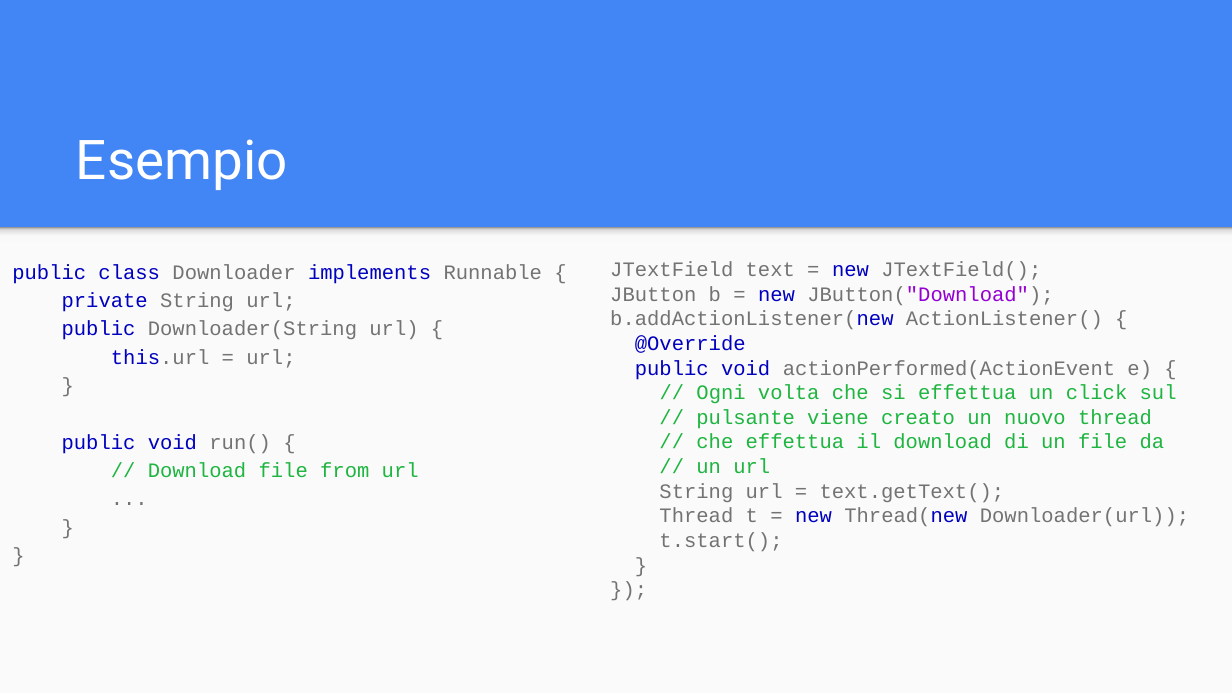
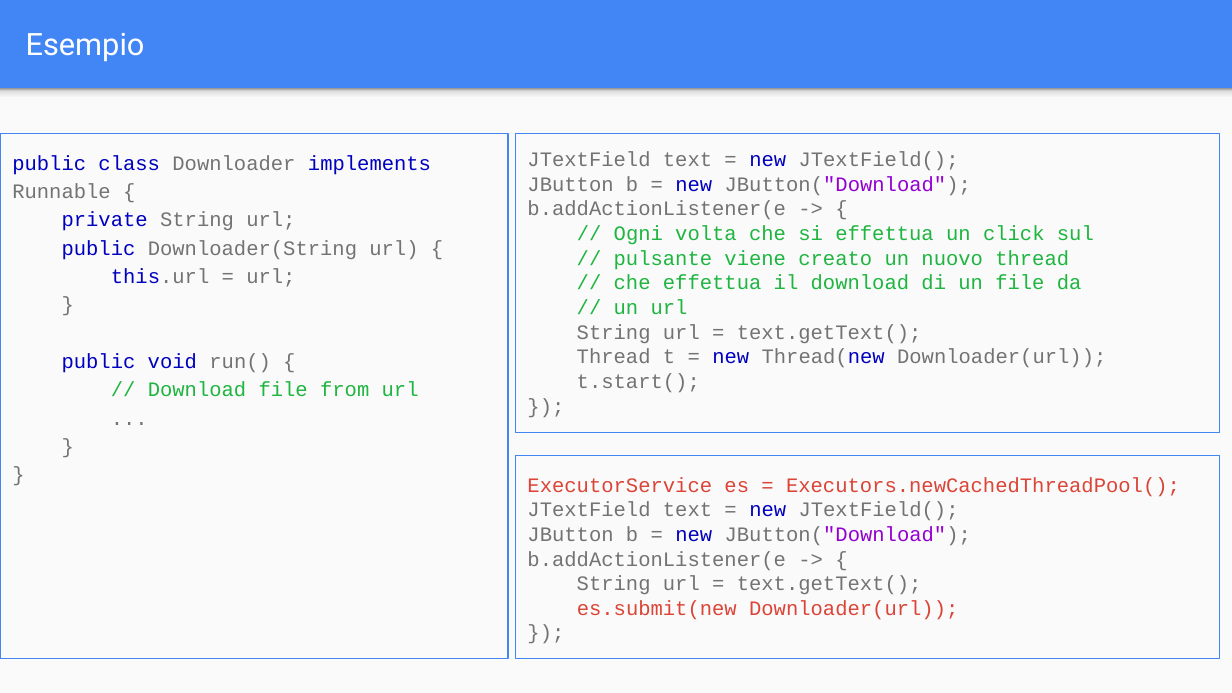
Before and after one commit to Rhaegal222/User-Interface-Design, a slide deck: slide 15 of Slides/3 - Thread e Database/01 - Thread e Database - Thread.pptx. Drawn at 1232x693 pixels with LibreOffice and Linux fonts; fonts in the diff are those of the drawing. Boxes give left, top, right and bottom in pixels: in the first picture for what was removed or moved away, otherwise in the second. Text is boxed around its words. In the diff, an @@ line names an element or a change of style, - is before the commit and + after.

```diff
--- a/Slides/3 - Thread e Database/01 - Thread e Database - Thread.pptx
+++ b/Slides/3 - Thread e Database/01 - Thread e Database - Thread.pptx
@@ title "Esempio" moved from (x1=76, y1=139, x2=288, y2=190) to (x1=26, y1=33, x2=145, y2=62) @@
@@ title "Esempio" at (x1=26, y1=33, x2=145, y2=62): size 32 to 18 pt; vertical alignment bottom to middle @@
@@ rectangle resized from (x1=0, y1=227, x2=1232, y2=692) to (x1=0, y1=89, x2=1232, y2=693) @@
@@ rectangle moved from (x1=0, y1=227, x2=1232, y2=241) to (x1=0, y1=89, x2=1232, y2=103) @@
@@ rectangle "public class Downloader implements Runnable ..." resized from (x1=12, y1=264, x2=542, y2=478) to (x1=0, y1=134, x2=508, y2=659) @@
@@ rectangle "public class Downloader implements Runnable ..." at (x1=0, y1=134, x2=508, y2=659): outline none to #4285F4 0.75 pt @@
@@ rectangle added at (x1=515, y1=134, x2=1220, y2=432), outline #4285F4 0.75 pt, 12 pt, text #737373 @@
+JTextField text = new JTextField();
+JButton b = new JButton("Download");
+b.addActionListener(e -> {
+// Ogni volta che si effettua un click sul
+// pulsante viene creato un nuovo thread
+// che effettua il download di un file da
+// un url
+String url = text.getText();
+Thread t = new Thread(new Downloader(url));
+t.start();
+});
@@ rectangle "ExecutorService es = Executors.newCachedThreadPool();" at (x1=515, y1=456, x2=1220, y2=659): outline none to #4285F4 0.75 pt @@
@@ rectangle "ExecutorService es = Executors.newCachedThreadPool();" resized from (x1=610, y1=261, x2=1189, y2=551) to (x1=515, y1=456, x2=1220, y2=659) @@
@@ text in rectangle at (x1=527, y1=477, x2=1180, y2=497): paragraph added @@
+ExecutorService es = Executors.newCachedThreadPool();
@@ text in rectangle at (x1=527, y1=551, x2=786, y2=570): text changed; text colour #1EB540 to #737373 @@
-b.addActionListener(new ActionListener() {
-@Override
-public void actionPerformed(ActionEvent e) {
-// Ogni volta che si effettua un click sul
-// pulsante viene creato un nuovo thread
-// che effettua il download di un file da
-// un url
+b.addActionListener(e -> {
@@ text in rectangle at (x1=577, y1=600, x2=958, y2=620): text changed; text colour #737373 to #DB4437 @@
-Thread t = new Thread(new Downloader(url));
-t.start();
-}
+es.submit(new Downloader(url));
```
Also in this commit, not shown: 3 other slides changed, 1 slide removed, 32 other files.
